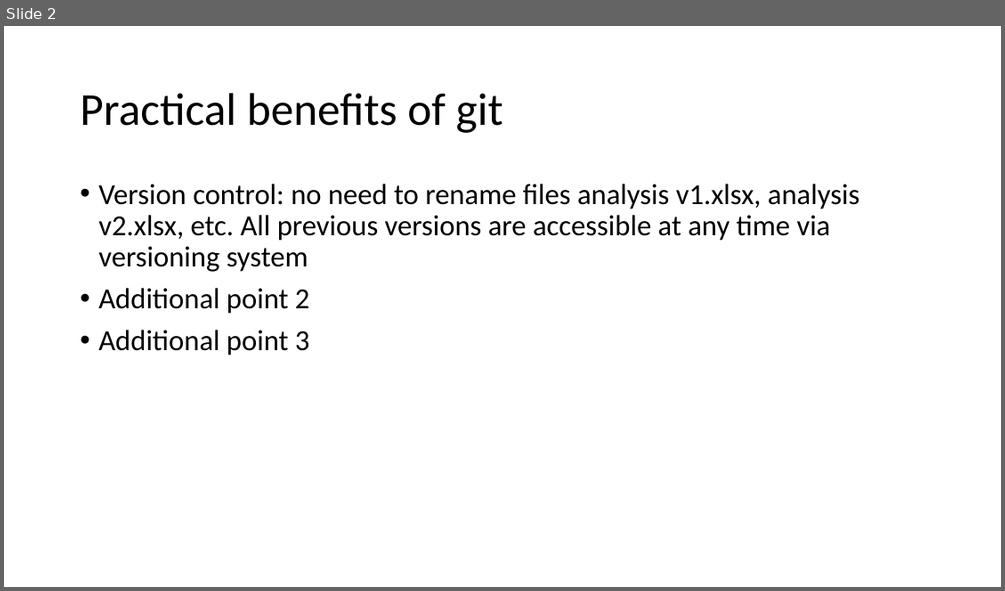
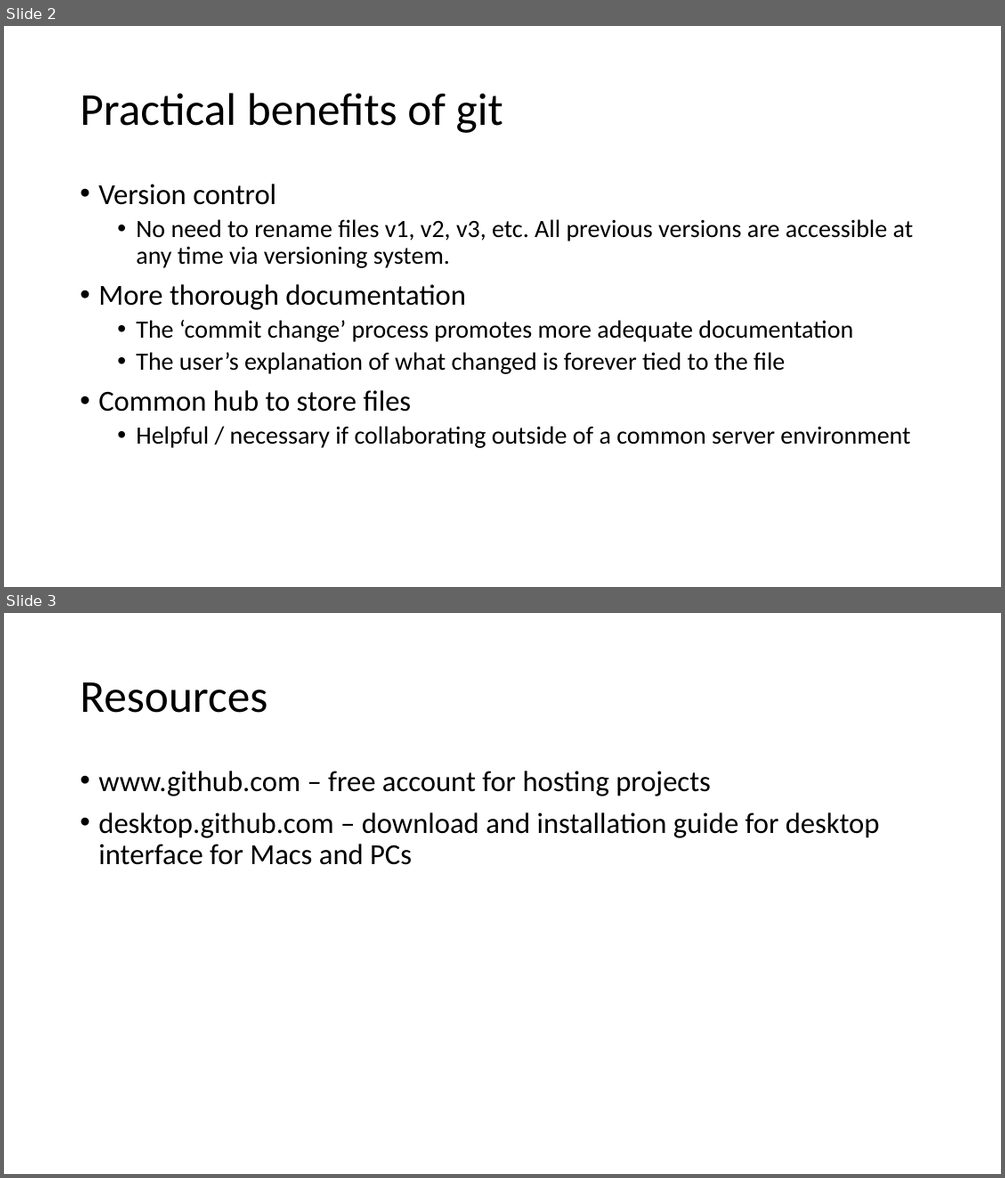
Before and after one commit to kirsten-public/Presentation, a slide deck: CABA 09182015.pptx. Shown one above the other, each under a label of ours: slide 2 before the commit, slides 2 and 3 after it. The pictures are 1005x591 and 1005x1178 pixels, drawn with LibreOffice and Linux fonts; fonts in the diff are those of the drawing. Boxes give left, top, right and bottom in pixels: in the first picture for what was removed or moved away, otherwise in the second. Text is boxed around its words. In the diff, an @@ line names an element or a change of style, - is before the commit and + after.

Commit message:
Final changes from Kirsten
@chiefmurph This deck covers my presentation focus. Feel free to add
content you want to include for R Markdown.

```diff
--- a/CABA 09182015.pptx
+++ b/CABA 09182015.pptx
@@ slide 3 added at [4, 613, 1001, 1174], background #FFFFFF @@
@@ title added at [80, 682, 267, 713], 44 pt, text #000000 @@
+Resources
@@ text added at [98, 771, 880, 865], 28 pt, text #000000 @@
+• www.github.com – free account for hosting projects
+• desktop.github.com – download and installation guide for desktop interface for Macs and PCs
@@ slide 2 changed as well @@
@@ text at [98, 184, 913, 448]: text changed; size 28 to 24 pt @@
-• Version control: no need to rename files analysis v1.xlsx, analysis v2.xlsx, etc. All previous versions are accessible at any time via versioning system
-• Additional point 2
-• Additional point 3
+• Version control
+  • No need to rename files v1, v2, v3, etc. All previous versions are accessible at any time via versioning system.
+• More thorough documentation
+  • The ‘commit change’ process promotes more adequate documentation
+  • The user’s explanation of what changed is forever tied to the file
+• Common hub to store files
+  • Helpful / necessary if collaborating outside of a common server environment
```
Also in this commit, not shown: 1 other slide added, 1 slide removed.
